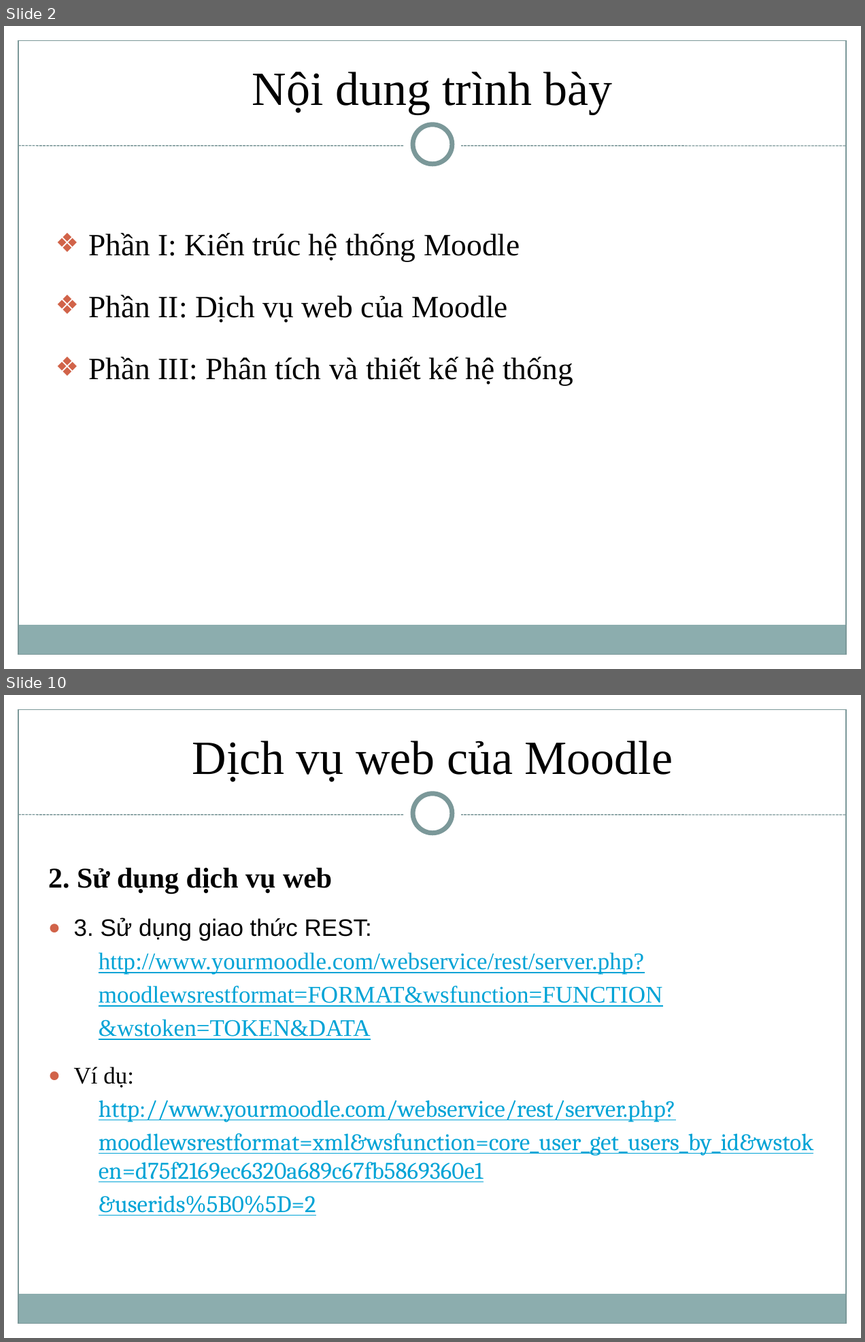
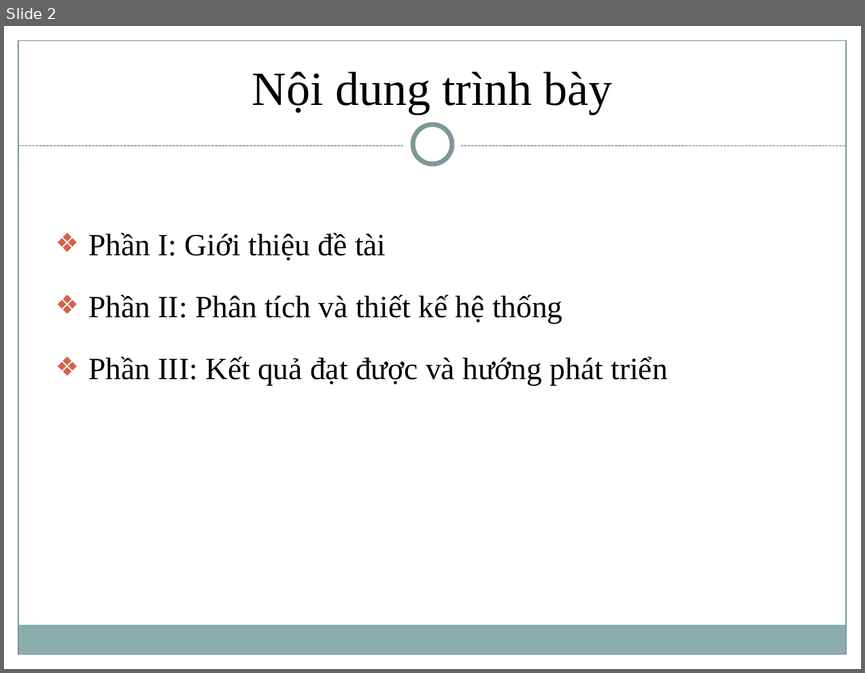
Before and after one commit to trungvdhp/cong-thong-tin-sv, a slide deck: BaoCao/Moodle/Reports/Vimaru-Moodle-Slide.pptx. Shown one above the other, each under a label of ours: slides 2 and 10 before the commit, slide 2 after it; the slides between them are not shown. The pictures are 865x1342 and 865x673 pixels, drawn with LibreOffice and Linux fonts; fonts in the diff are those of the drawing. Boxes give left, top, right and bottom in pixels: in the first picture for what was removed or moved away, otherwise in the second. Text is boxed around its words. In the diff, an @@ line names an element or a change of style, - is before the commit and + after.

```diff
--- a/BaoCao/Moodle/Reports/Vimaru-Moodle-Slide.pptx
+++ b/BaoCao/Moodle/Reports/Vimaru-Moodle-Slide.pptx
@@ slide 10 removed at <box>4,695,861,1338</box>, background #FFFFFF; not listed: 8 template elements that a slide beside it also shows @@
@@ text removed at <box>192,741,673,782</box> @@
-Dịch vụ web của Moodle
@@ text removed at <box>48,868,814,1215</box> @@
-2. Sử dụng dịch vụ web
-● 3. Sử dụng giao thức REST:
-http://www.yourmoodle.com/webservice/rest/server.php?
-moodlewsrestformat=FORMAT&wsfunction=FUNCTION
-&wstoken=TOKEN&DATA
-● Ví dụ:
-http://www.yourmoodle.com/webservice/rest/server.php?
-moodlewsrestformat=xml&wsfunction=core_user_get_users_by_id&wstoken=d75f2169ec6320a689c67fb5869360e1
-&userids%5B0%5D=2
@@ slide 2 changed as well @@
@@ text at <box>88,233,668,385</box>: text changed @@
-❖ Phần I: Kiến trúc hệ thống Moodle
-❖ Phần II: Dịch vụ web của Moodle
-❖ Phần III: Phân tích và thiết kế hệ thống
+❖ Phần I: Giới thiệu đề tài
+❖ Phần II: Phân tích và thiết kế hệ thống
+❖ Phần III: Kết quả đạt được và hướng phát triển
```
Also in this commit, not shown: 15 other slides changed, 2 slides added, 9 other slides removed, 37 other files.
